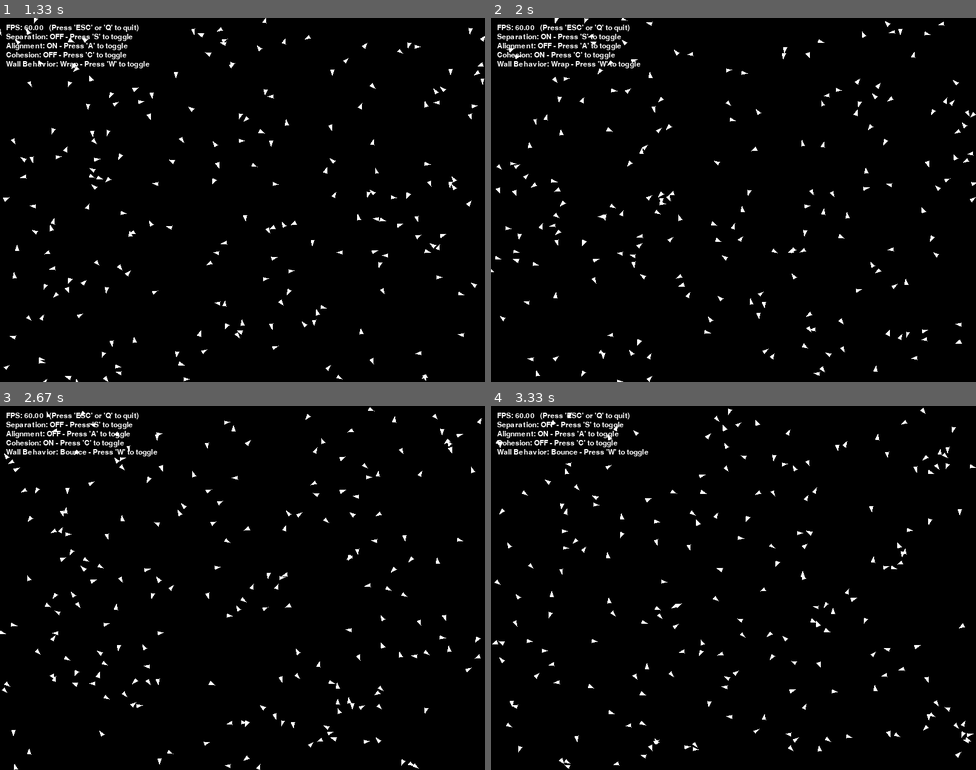
Above: before the commit, frames 1-4 (two rows, left to right).
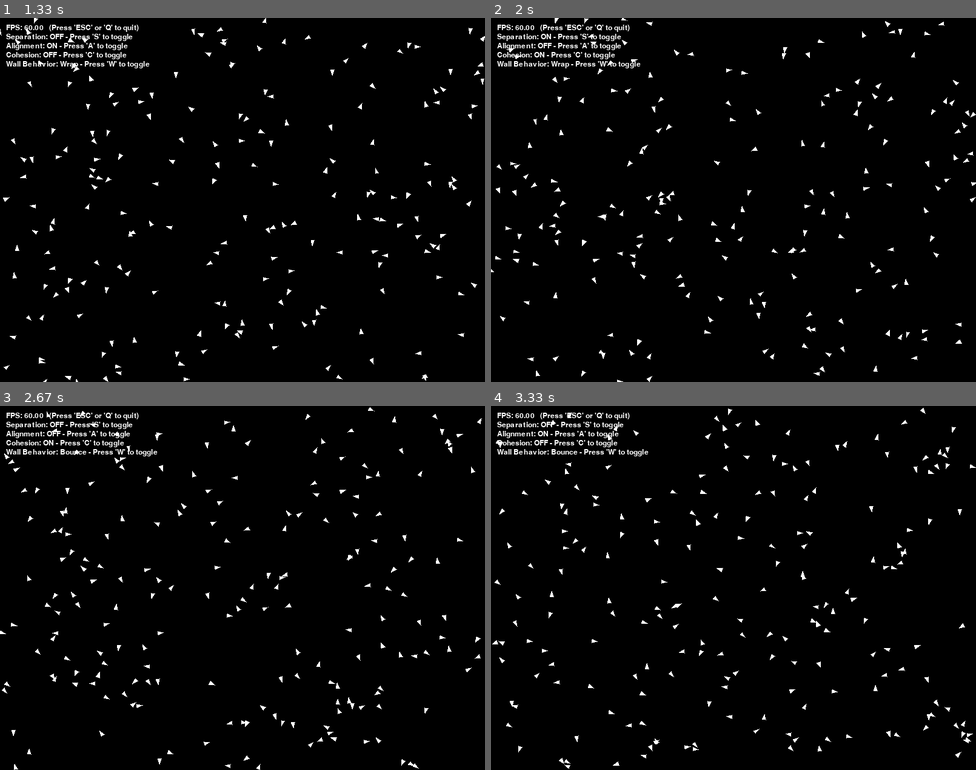
Above: after the commit, the same moments.

Repository: ynehme-coder/lab8-pygame
Game: pygame game, started from boids_exam.py
Same seed, same stepped clock (60 frames per second), same inputs: the game is played once before the commit and once after it.
Inputs:
- Up to frame 1 (1.33 s): hold W 0.33-0.8 s; hold A from 0.83 s (still down)
- Up to frame 2 (2 s): release A at 1.37 s; hold S 1.4-1.7 s; hold A from 1.73 s (still down); tap C at 1.88 s
- Up to frame 3 (2.67 s): release A at 2.13 s; hold W 2.17-2.53 s; hold S from 2.57 s (still down)
- Up to frame 4 (3.33 s): release S at 2.93 s; hold A from 2.97 s (still down); tap C at 3.12 s

Frame 1 is identical in both runs. In frame 2, less than 0.1% of the frame differs, in the area x 12-91%, y 9-58%; in frame 3, less than 0.1%; in frame 4, less than 0.1%, in the area x 6-100%, y 8-99%.

Commit message:
exam: q12 - boids: separation

Diff:
--- a/boids_exam.py
+++ b/boids_exam.py
@@ -102,7 +102,27 @@
     # inversely proportional to the distance.
     # Then sum these vectors to get the overall separation steering force.
     def _separation(self, boids: List['Boid']) -> pygame.Vector2:
-        steer : pygame.Vector2 = pygame.Vector2(0, 0)
+        steer = pygame.Vector2(0, 0)
+        count = 0
+
+        for other in boids:
+            if other is self:
+                continue
+
+            dx = self.x - other.x
+            dy = self.y - other.y
+            dist = math.hypot(dx, dy)
+
+            if 0 < dist < config.SEPARATION_DISTANCE:
+                diff = pygame.Vector2(dx, dy)
+                diff /= dist
+                diff /= dist
+                steer += diff
+                count += 1
+
+        if count > 0:
+            steer /= count
+
         return steer
 
     # Alignment: steer toward the average direction of nearby boids:
@@ -138,6 +158,12 @@
         # using the defined strengths (*_STEER_STRENGTH) for each behavior.
 
         self._random_steer()
+
+        #for Q12 separation
+        if config.SEPARATION_ON:
+            separation_force = self._separation(boids)
+            self.vx += separation_force.x * config.SEPARATION_STEER_STRENGTH * dt_seconds
+            self.vy += separation_force.y * config.SEPARATION_STEER_STRENGTH * dt_seconds
 
         # Update the boid's position based on its velocity.
         self.x += self.vx * dt_seconds
Not shown, changed: MY_EXAM.md
